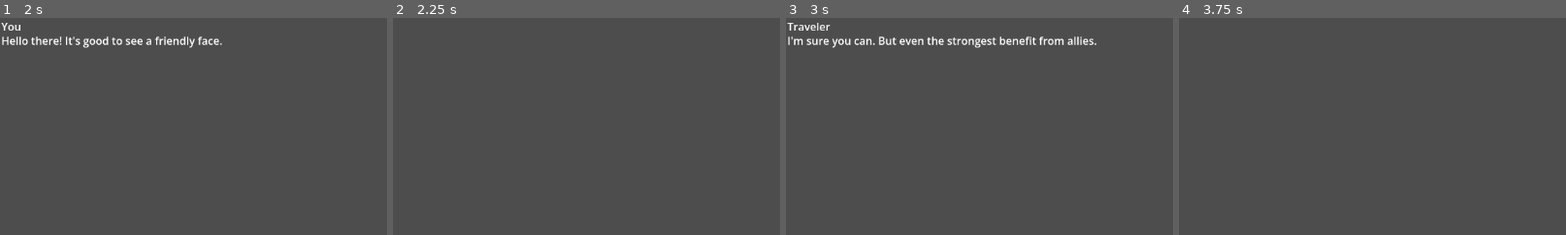
Above: before the commit, frames 1-4 (left to right).
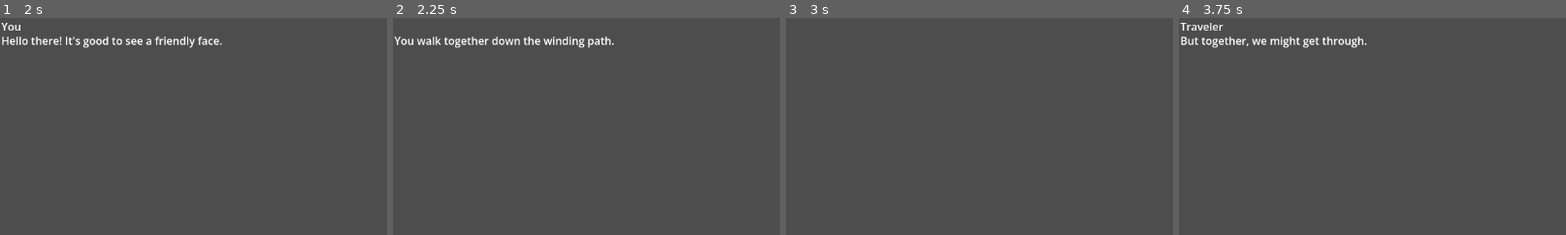
Above: after the commit, the same moments.

Repository: DYNOPUNCH/Super-Yarnbox
Game: Godot game, scene res://Main.tscn
The game is run twice, just before and just after one commit, with the same random seed, the same clock (stepped at 60 frames per second) and the same inputs.
Inputs:
- Up to frame 1 (2 s): tap Enter at 0.5 s; tap Z (Accept) at 0.6, 1.25, 1.35 s
- Up to frame 2 (2.25 s): tap Z (Accept) at 2, 2.1 s
- Up to frame 3 (3 s): tap Z (Accept) at 2.75, 2.85 s
- Up to frame 4 (3.75 s): tap Z (Accept) at 3.5, 3.6 s
The pictures show only the part of the screen within x 0-50%, y 0-50%; the shares and areas given below are measured in that part.

Frame 1 is identical in both runs. In frame 2, 1.2% of the frame differs, in the area x 0-58%, y 8-14%; in frame 3, 1.8%, in the area x 0-81%, y 2-14%; in frame 4, 1.3%.

Commit message:
Handle if/vars and revamp question flow
Add support for if/elif/else/endif blocks, variable declaration and set operations, and restructure question/indent handling in the yarn runner.

Key changes:
- testScript.yarn: increments $trust multiple times for the "Ask for details" choice.
- yarnbox_runner.gd: add ifStatementData class, performOperation and performIfStatement helpers, skipIfStatement, and other utility getters (indent tracking, data checks).
- Rework processQuestions to collect questions based on indentation and stop node processing until a choice is made; expose isStopped and getQuestions, and make chooseQuestion accept an index.
- Extend runDialogue to parse and handle declare/set/jump/if blocks, evaluate if/elif/else branches, and continue/skip blocks correctly; reset marker index on node close.
- Update validYarnFileCheck to account for if/endif tokens and some debug prints (goToNode).

These changes enable branching logic and variable manipulation in Yarn scripts and improve question block detection and execution flow.

Diff:
--- a/super-yarnbox/yarnbox_runner.gd
+++ b/super-yarnbox/yarnbox_runner.gd
@@ -26,6 +26,23 @@
 	func getIndex():
 		return questionIndex
 
+class ifStatementData:
+	var leftVar = null
+	var rightVar = null
+	var operator = null
+	var index = null
+	var elseFlag = false
+
+	# Initialize a new question
+	func _init(_leftVar = null, _rightVar = null, _operator = null, _index = 0, _elseFlag = false):
+		leftVar = _leftVar
+		rightVar = _rightVar
+		operator = _operator
+		index = _index
+		elseFlag = _elseFlag
+
+	func getIndex():
+		return index
 
 # Properties
 var markerIndex: int = 0
@@ -35,10 +52,15 @@
 var declairedVariables = {}
 var questionsArray: Array = []
 var parentIndention = 0
-var chooseIndex = 0
-
+var questionIndent = 0
 var characterName = ""
 var dialogue = ""
+
+func dataStringContains(string: String):
+	if(dataArray[markerIndex].find(string) > -1):
+		return true
+	else:
+		return false
 
 # Checks if the yarn file is valid (simple method)
 func validYarnFileCheck(filename: String):
@@ -55,10 +77,10 @@
 		var line = file.get_line()
 		if(line.to_lower().find("title") != -1):
 			hasTitle = true
-		if(line.to_lower().find("---") != -1):
+		if(line.to_lower().find("---") != -1 || line.to_lower().find("if")):
 			closedNodes += 1
 			hasTripleDash = true
-		if(line.to_lower().find("===") != -1):
+		if(line.to_lower().find("===") != -1 || line.to_lower().find("endif")):
 			closedNodes -= 1
 			hasTripleEqual = true
 
@@ -108,6 +130,22 @@
 		if(line.to_lower().find("title") != -1):
 			print_rich("[color=gray]node:[/color] " + line.substr(line.find(":") + 1, line.length() - 1).replace(" ", ""))
 
+# Returns indent before last tab block
+func getParentIndent():
+	return parentIndention
+
+func updateParentIndent():
+	parentIndention = abs(dataArray[markerIndex - 1].count("\t") - dataArray[markerIndex - 1].count("    "))
+
+func getCurrentIndent():
+	return dataArray[markerIndex].count("    ") - dataArray[markerIndex].count("\t")
+
+func updateQuestionIndent():
+	questionIndent = dataArray[markerIndex].count("    ") - dataArray[markerIndex].count("\t")
+
+func getQuestionIndent():
+	return questionIndent
+
 # Indexes nodes to allow for quicker jumps.
 func indexNodes():
 	var indexNumber = 0
@@ -124,7 +162,7 @@
 	if(nodeDictionary.has(targetNode)):
 		markerIndex = nodeDictionary[targetNode]
 		currentNodeState = nodeState.PROCESSING
-		continueLine()
+		print("going to: " + targetNode)
 
 func jumpToLine(targetLine: int):
 	if(targetLine <= dataArray.size()):
@@ -138,27 +176,121 @@
 	dialogue = ""
 	markerIndex += 1
 
+func resetMarkerIndex():
+	markerIndex = 0
+
 func processQuestions():
-	var tabCount = abs(dataArray[markerIndex].count("    ") - dataArray[markerIndex].count("\t"))
-
-	# Detects if still in the question block or not
-	# Packs questions into question array
-	if(dataArray[markerIndex].find("->") != -1 || parentIndention != tabCount):
-		if(dataArray[markerIndex].find("->") != -1):
+	# Before updating question indent let's first see if the next indent is less than or equal to the last indent
+	# If it's equal then find our new home, set questionIndent to 0, and then jump to that line
+	if(getQuestionIndent() < getParentIndent()):
+		while(getCurrentIndent() != 0):
+			continueLine()
+		return
+
+	updateQuestionIndent()
+
+	# Collect questions (question block ends if we go back to parent indention
+	while(getCurrentIndent() > getParentIndent() || dataArray[markerIndex].contains("->")):
+		if(getCurrentIndent() == getQuestionIndent()):
 			var strippedQuestion = dataArray[markerIndex].replace("->", "").strip_edges()
 			questionsArray.push_back(questionData.new(strippedQuestion, markerIndex))
 
 		continueLine()
-		processQuestions()
-
-func chooseQuestion():
-	#print("chose option: " + str(chooseIndex))
+
+	#Debug print questions
+	for question in questionsArray:
+		print(question.getText())
+
+	# Stop the node from proceeding until question is chosen
+	currentNodeState = nodeState.STOPPED
+
+func performOperation(leftVar: float, operator, rightVar: float):
+	match operator:
+		"=", "to":
+			return rightVar
+		"+=":
+			return leftVar + rightVar
+		"-=":
+			return leftVar - rightVar
+		"*=":
+			return leftVar * rightVar
+		"/=":
+			if(leftVar != 0 && rightVar != 0):
+				return leftVar / rightVar
+		_:
+			push_error("Unknown operator")
+			return leftVar
+
+func performIfStatement(leftVar, determanator, rightVar):
+	var left_num : float = 0
+	var right_num : float = 0
+	var numeric_comparison = false
+
+	# Attempt numeric conversion
+	if typeof(leftVar) in [TYPE_INT, TYPE_FLOAT, TYPE_STRING]:
+		if typeof(rightVar) in [TYPE_INT, TYPE_FLOAT, TYPE_STRING]:
+			# Try converting to float
+			left_num = float(str(leftVar))
+			right_num = float(str(rightVar))
+			numeric_comparison = true
+	else:
+		numeric_comparison = false
+
+	match determanator:
+		"==", "is":
+			return leftVar == rightVar
+		"!=":
+			return leftVar != rightVar
+		"<":
+			if numeric_comparison:
+				return left_num < right_num
+			else:
+				return str(leftVar) < str(rightVar)
+		">":
+			if numeric_comparison:
+				return left_num > right_num
+			else:
+				return str(leftVar) > str(rightVar)
+		"<=":
+			if numeric_comparison:
+				return left_num <= right_num
+			else:
+				return str(leftVar) <= str(rightVar)
+		">=":
+			if numeric_comparison:
+				return left_num >= right_num
+			else:
+				return str(leftVar) >= str(rightVar)
+		_:
+			push_error("Unknown operator: " + str(determanator))
+			return false
+
+func isStopped():
+	return currentNodeState == nodeState.STOPPED
+
+func getQuestions():
+	return questionsArray
+
+func chooseQuestion(chooseIndex):
+	if(questionsArray.size() == 0):
+		return
+
+	if(chooseIndex >= questionsArray.size()):
+		jumpToLine(questionsArray[questionsArray.size() - 1].getIndex())
+
 	currentNodeState = nodeState.PROCESSING
 	jumpToLine(questionsArray[chooseIndex].getIndex())
 	continueLine()
 	questionsArray.clear()
 
-func runDialogue(targetNode: String):
+func skipIfStatement():
+	while(markerIndex <= dataArray.size() && !dataArray[markerIndex].contains("endif")):
+		continueLine()
+	continueLine()
+	print("Skipped rest of block.")
+
+func runDialogue():
+	var line = dataArray[markerIndex]
 
 	match(currentNodeState):
 
@@ -173,48 +305,120 @@
 			var splitLine;
 
 			# Check if this line is the end.
-			if(dataArray[markerIndex].find("===") != -1):
+			if(line.contains("===") || markerIndex >= dataArray.size()):
 				currentNodeState = nodeState.CLOSING
 				return
 
-
-
 			# Detect a line with a name.
-			if(dataArray[markerIndex].find(":") != -1 && dataArray[markerIndex].find("Title") == -1):
-				splitLine = dataArray[markerIndex].split(":", true, 0)
+			if(line.contains(":") && !line.contains("title")):
+				splitLine = line.split(":", true, 0)
 				characterName = splitLine[0].strip_edges()
 				dialogue = splitLine[1].strip_edges()
 			# Detect a node's title.
-			elif(dataArray[markerIndex].find("Title") != -1):
-				continueLine();
+			elif(line.contains("title")):
+				continueLine()
+			# Skip comments of blank lines.
+			elif(line == "" || line.contains("//")):
+				continueLine()
 			# Detect the beginning of a node
-			elif(dataArray[markerIndex].find("---") != -1):
+			elif(line.contains("---")):
 				continueLine();
 			# Detect any code blocks.
-			elif(dataArray[markerIndex].find("<<") != -1 && dataArray[markerIndex].find(">>") != -1):
-				if(dataArray[markerIndex].find("declare") != -1):
-					splitLine = dataArray[markerIndex].split("=", true, 0)
+			elif(line.contains("<<") && line.contains(">>")):
+
+				# Creates a new defined variable
+				if(line.contains("declare")):
+					splitLine = line.split("=", true, 0)
 					var variableName = splitLine[0].replace(" ", "").substr(splitLine[0].find("$"), splitLine[0].length() - 1)
-					var variableValue = splitLine[1].replace(" ", "").replace(">>", "")
+					var variableValue = splitLine[1].replace(">>", "").replace(" ", "")
 					declairedVariables[variableName] = variableValue
-					continueLine();
-				elif(dataArray[markerIndex].find("set") != -1):
-					pass
+				if(line.contains("endif")):
+					continueLine()
+				if(line.contains("elif") || line.contains("else")):
+					print("skipping broken if statement...")
+					skipIfStatement()
+				# Jumps to a defined node line
+				elif(line.contains("jump")):
+					var jumpLocation = line.replace("jump", "").replace(" ", "")
+					jumpLocation = jumpLocation.replace("<<", "").replace(">>", "")
+					goToNode(jumpLocation)
+				# Sets a pre declaired varaible
+				elif(line.contains("set")):
+					while(line.contains("set")):
+						print("setting var...")
+
+						# Get variable name
+						var variableExpression = line.replace("<<", "").replace(">>", "").replace("$", "").replace("set", "")
+						var variableParts = variableExpression.split(" ", false, 0)
+
+						# Only execute if the variable exists.
+						if(declairedVariables.has(variableParts[0])):
+							var leftVar = int(declairedVariables[variableParts[0]])
+							var rightVar = int(variableParts[2])
+							var operator = variableParts[1]
+							declairedVariables[variableParts[0]] = performOperation(leftVar, operator, rightVar)
+						else:
+							print_rich("[color=red]varaible has not been declaired...[/color]")
+
+						# Moves the line so we can check if the next line has a set varaible before returning.
+						continueLine();
+						line = dataArray[markerIndex]
+					return
+				# Determinates an if block.
+				elif(line.contains("if")):
+					var statements: Array = []
+
+					# Collect all if statements in block
+					while(!line.contains("endif")):
+						var variableExpression = line.replace("<<", "").replace(">>", "").replace("$", "").replace("if", "").replace("elif", "")
+						var variableParts = variableExpression.split(" ", false, 0)
+						var leftVar = null
+						var rightVar = null
+						var operator = null
+
+						if(variableParts.size() == 3):
+							leftVar = variableParts[0]
+							rightVar = variableParts[2]
+							operator = variableParts[1]
+
+						if(line.contains("if") || line.contains("elif")):
+							statements.push_back(ifStatementData.new(leftVar, rightVar, operator, markerIndex, false))
+						elif(line.contains("else")):
+							statements.push_back(ifStatementData.new(null, null, null, markerIndex, true))
+
+						continueLine()
+						line = dataArray[markerIndex]
+
+					# Test all if statements until you have a winner
+					for statement in statements:
+						print("Testing statement...")
+						if(statement.elseFlag == true):
+							print("Defaulting to else")
+							jumpToLine(statement.getIndex())
+							break
+
+						print(str(statement.leftVar, statement.operator, statement.rightVar))
+
+						if(performIfStatement(statement.leftVar, statement.operator, statement.rightVar)):
+							print("Jumping to if block")
+							jumpToLine(statement.getIndex())
+							break
+
+					# If there is no winnder continue on as if nothing happened...
+
+				# continue line after any case.
+				continueLine();
 			# Process question and pause
-			elif(dataArray[markerIndex].find("->") != -1):
-				print_rich("[color=green]Processing questions...[/color]")
-				parentIndention = abs(dataArray[markerIndex - 1].count("    ") - dataArray[markerIndex - 1].count("\t"))
+			elif(line.contains("->")):
+				updateParentIndent()
 				processQuestions()
-				currentNodeState = nodeState.STOPPED
-			# Detect blank lines
-			elif(dataArray[markerIndex] == ""):
-				continueLine();
 			# Default behavior. Just print the darn thing.
 			else:
 				dialogue = dataArray[markerIndex]
 
 		nodeState.CLOSING:
 			print("closing")
+			resetMarkerIndex()
 			currentNodeState = nodeState.INACTIVE
 			return;
 
@@ -231,24 +435,19 @@
 
 	indexNodes()
 
-	print(nodeDictionary["TravelTogether"])
-
 	goToNode("Start")
 
-
-
 # Called every frame. 'delta' is the elapsed time since the previous frame.
-func _process(delta: float) -> void:
-	runDialogue("Start")
+func _process(_delta: float) -> void:
+
+	runDialogue()
 	label.text = dialogue
 	label_2.text = characterName
 
-	if(Input.is_action_just_pressed("Accept") && currentNodeState != nodeState.STOPPED):
-		#print("pressed")
+	if(Input.is_action_just_pressed("Accept") && !isStopped()):
 		continueLine()
 
-	if(Input.is_action_just_pressed("Accept") && currentNodeState == nodeState.STOPPED):
-		#print("pressed")
-		#print(questionsArray[chooseIndex].getText() + " : " + str(questionsArray[chooseIndex].getIndex()))
-		chooseQuestion()
-		continueLine()
+	if(isStopped()):
+
+		if(Input.is_action_just_pressed("Accept")):
+			chooseQuestion(0)
Not shown, changed: super-yarnbox/testScript.yarn
